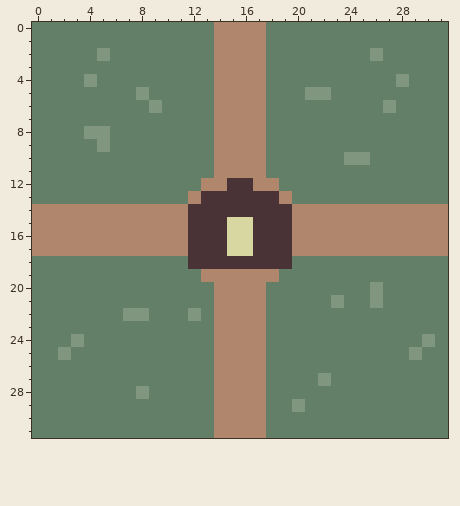
Two versions of one pixel-art sprite, core/assets/CoffersBuilding.png. The picture above was drawn from the file before the commit.
The file is 32x32 pixels.
After the commit:
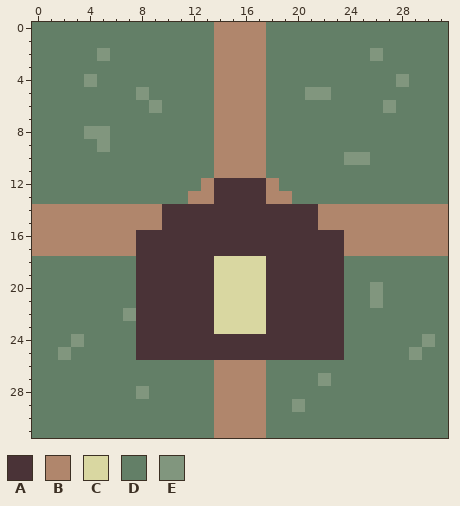
Palette (. is transparent): A #4a3337  B #b0866c  C #d9d7a1  D #637f67  E #81967e
What changed:
@@ x 6..25 @@
 11 DDDDDDDDBBBBDDDDDDDD
-12 DDDDDDDBBAABBDDDDDDD
-13 DDDDDDBAAAAAABDDDDDD
-14 BBBBBBAAAAAAAABBBBBB
-15 BBBBBBAAACCAAABBBBBB
-16 BBBBBBAAACCAAABBBBBB
-17 BBBBBBAAACCAAABBBBBB
-18 DDDDDDAAAAAAAADDDDDD
-19 DDDDDDDBBBBBBDDDDDDD
-20 DDDDDDDDBBBBDDDDDDDD
-21 DDDDDDDDBBBBDDDDDEDD
-22 DEEDDDEDBBBBDDDDDDDD
-23 DDDDDDDDBBBBDDDDDDDD
-24 DDDDDDDDBBBBDDDDDDDD
-25 DDDDDDDDBBBBDDDDDDDD
+12 DDDDDDDBAAAABDDDDDDD
+13 DDDDDDBBAAAABBDDDDDD
+14 BBBBAAAAAAAAAAAABBBB
+15 BBBBAAAAAAAAAAAABBBB
+16 BBAAAAAAAAAAAAAAAABB
+17 BBAAAAAAAAAAAAAAAABB
+18 DDAAAAAACCCCAAAAAADD
+19 DDAAAAAACCCCAAAAAADD
+20 DDAAAAAACCCCAAAAAADD
+21 DDAAAAAACCCCAAAAAADD
+22 DEAAAAAACCCCAAAAAADD
+23 DDAAAAAACCCCAAAAAADD
+24 DDAAAAAAAAAAAAAAAADD
+25 DDAAAAAAAAAAAAAAAADD
 26 DDDDDDDDBBBBDDDDDDDD
Changed places in both pictures, as pixel boxes (x1, y1, x2, y2):
changed: (136, 178, 344, 360)
